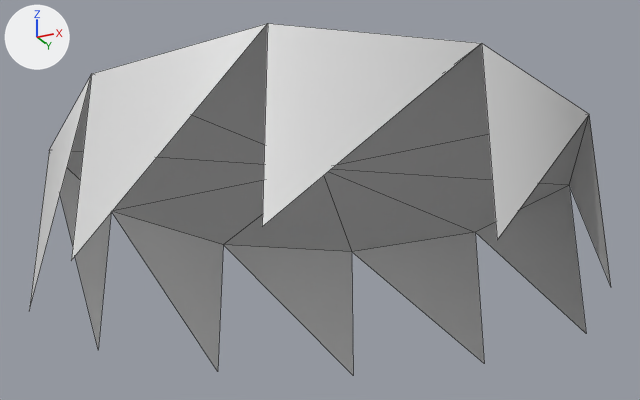
The OBJ model models/areas/chamber/stone_-1_-1.obj: old version first, new version second.
Before and after are seen from a 50 mm camera at (-4.251, 0.485, -0.773) aimed at (-5.606, 3.195, 0.447). The axes (+X, +Y, +Z) are drawn at upper left. The lights are the same throughout. The first picture is the older version. Mesh edges are drawn as thin lines. Where no turn or scale is listed for an object, it has been applied to the vertices. Vertices at exactly the same position are counted once.

Before the edit, the objects in view are built like this:
```python
me_stone__1__1 = bpy.data.meshes.new('stone_-1_-1')
me_stone__1__1.from_pydata(...)  # 21 vertices, 20 faces; spans x -6.63..-4.63, y 2.3..4.2, z 0.0..0.6
ob_stone__1__1 = bpy.data.objects.new('stone_-1_-1', me_stone__1__1)
ob_stone__1__1.location = (0.0, 0.0, 0.0)
```
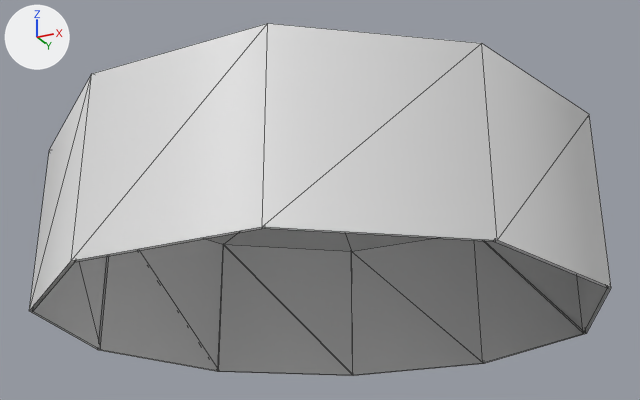
What differs and where, as boxes (x1, y1, x2, y2) in the pictures (640 x 400 px):
```json
{"object": "stone_-1_-1", "change": "reshaped", "before": [29, 23, 611, 375], "after": [29, 23, 611, 376]}
{"part": 1, "of": "me_stone__1__1", "change": "added", "after": [29, 23, 611, 376]}
```

The change, as JSON lines over the scene's bpy script:
```json
{"block": "me_stone__1__1", "where": "# used by ob_stone__1__1; location = (0.0, 0.0, 0.0)"}
{"op": "remove", "block": "me_stone__1__1", "code": "me_stone__1__1.from_pydata(...)  # 21 vertices, 20 faces; spans x -6.63..-4.63, y 2.3..4.2, z 0.0..0.6"}
{"op": "add", "block": "me_stone__1__1", "code": "me_stone__1__1.from_pydata(...)  # 51 vertices, 40 faces; spans x -6.63..-4.63, y 2.3..4.2, z 0.0..0.6"}
{"block": "me_stone__1__1", "change": "me_stone__1__1 part 1"}
{"block": "me_stone__1__1", "change": "20 vertices are added at x -6.62..-4.64, y 2.31..4.19, z 0.0"}
{"block": "me_stone__1__1", "change": "10 new vertices lie (0.0, 0.0, 0.6) away from vertices in x -6.62..-4.64, y 2.31..4.19, z 0.0"}
{"block": "me_stone__1__1", "change": "20 new faces join them"}
```
